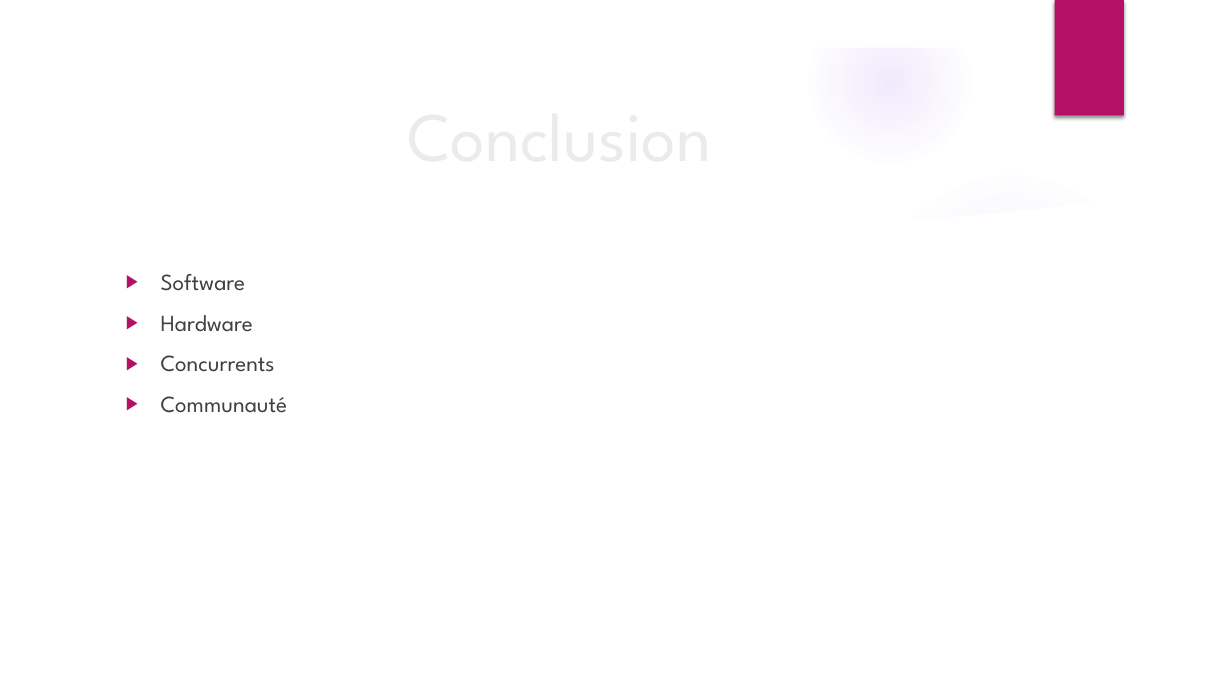
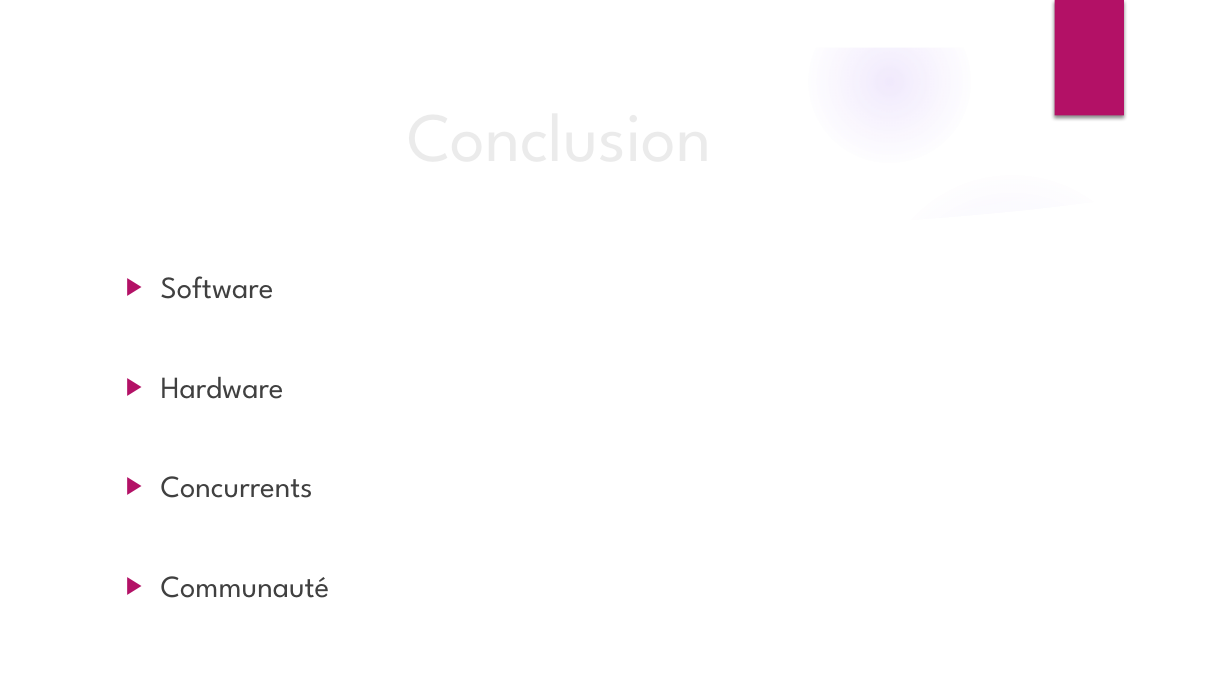
Before and after one commit to AsKeil/Raspberrypi_CDrummond, a slide deck: slide 11 of Commun/PrésentationPowerPoint.pptx (slide 8 before the commit). Drawn at 1232x693 pixels with LibreOffice and Linux fonts; fonts in the diff are those of the drawing; background and template pictures are left out. Boxes give left, top, right and bottom in pixels: in the first picture for what was removed or moved away, otherwise in the second. Text is boxed around its words. In the diff, an @@ line names an element or a change of style, - is before the commit and + after.

```diff
--- a/Commun/PrésentationPowerPoint.pptx
+++ b/Commun/PrésentationPowerPoint.pptx
@@ text "Software" at [161,276,330,598]: size 18 to 24 pt @@
```
Also in this commit, not shown: 1 other slide changed, 3 slides added, 1 other file.
